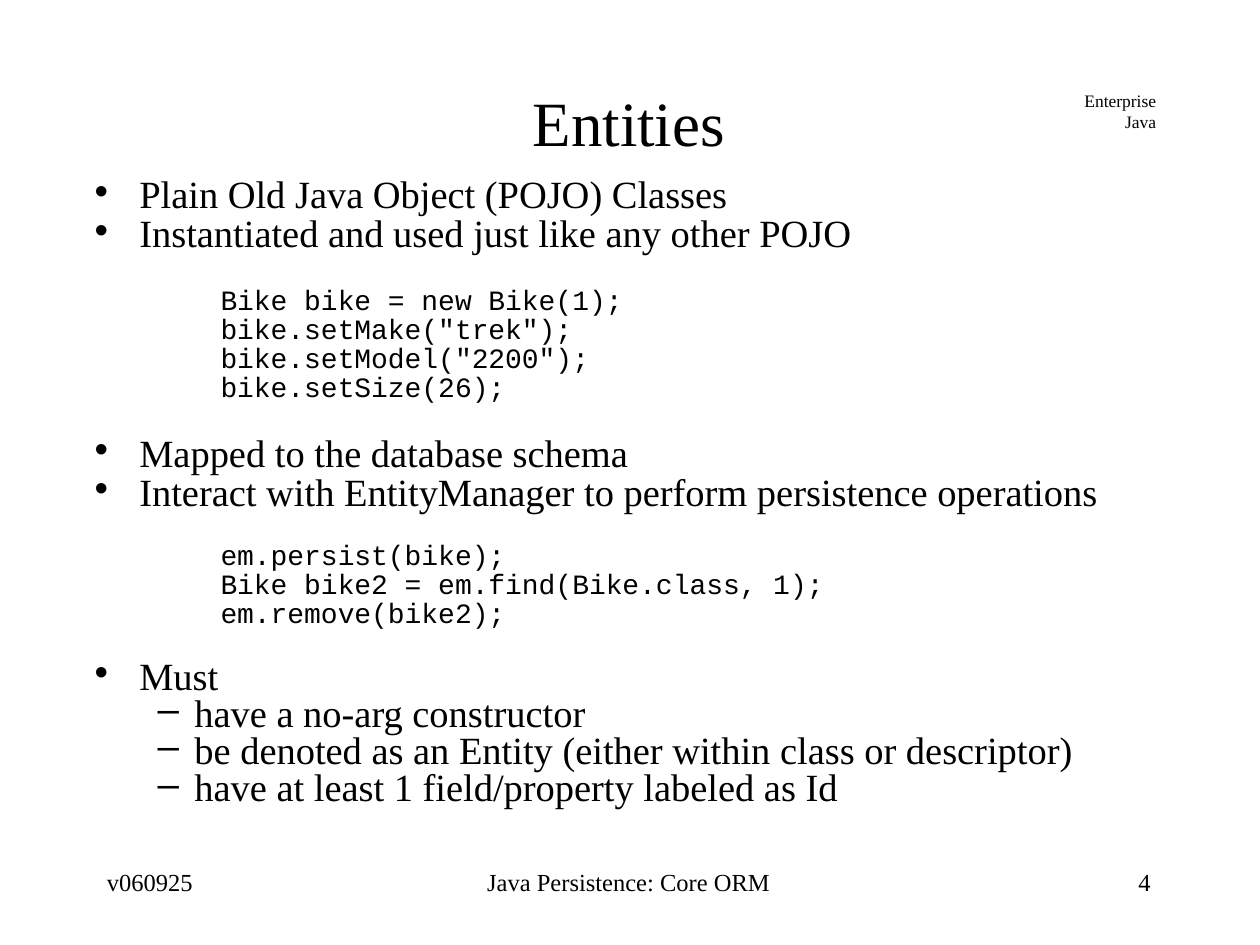
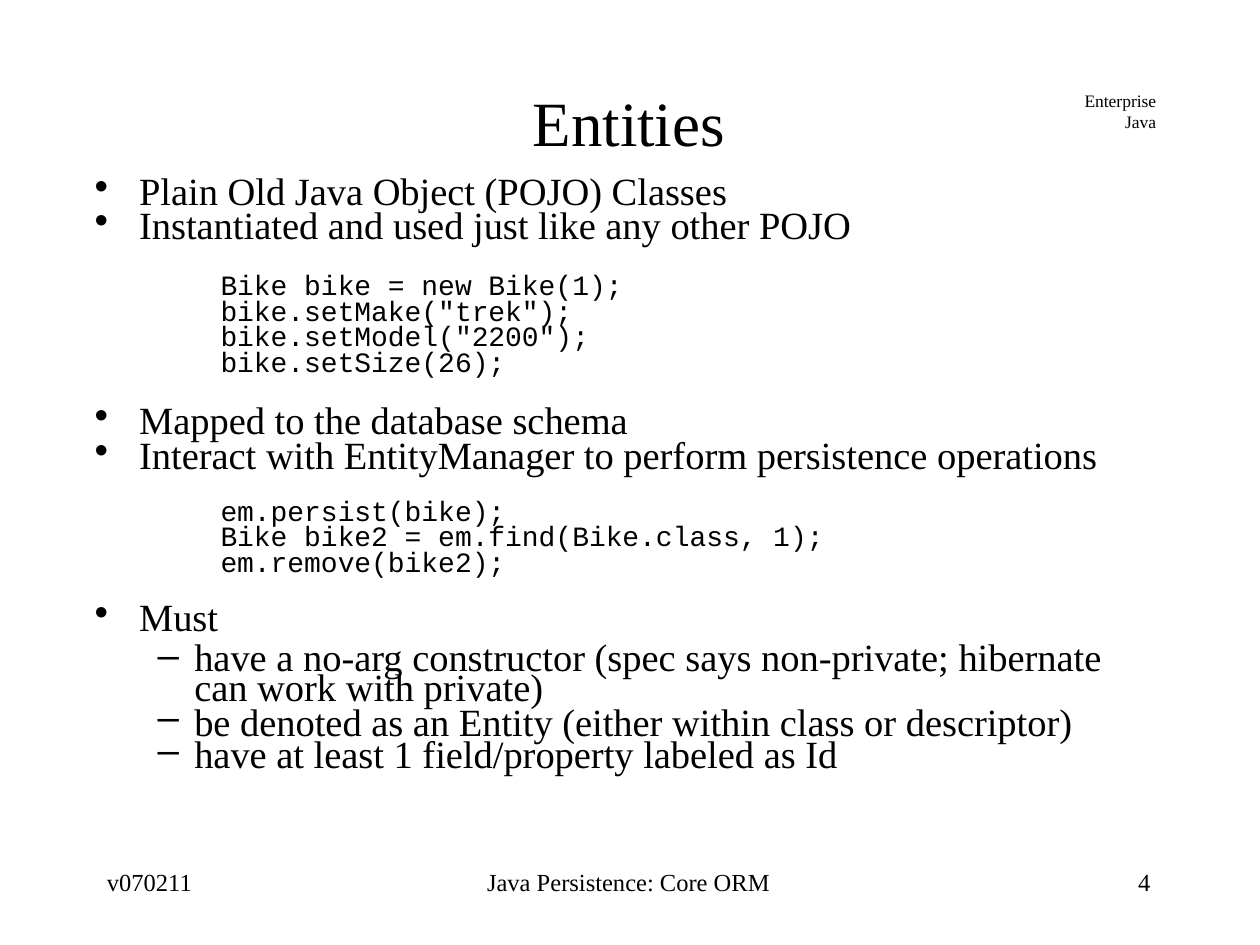
Before and after one commit to jcstaff/ejava-javaee, a slide deck: slide 4 of ormCore/src/site/resources/lectures/ormCore.ppt. Drawn at 1260x945 pixels with LibreOffice and Linux fonts; fonts in the diff are those of the drawing. Boxes give left, top, right and bottom in pixels: in the first picture for what was removed or moved away, otherwise in the second. Text is boxed around its words. In the diff, an @@ line names an element or a change of style, - is before the commit and + after.

```diff
--- a/ormCore/src/site/resources/lectures/ormCore.ppt
+++ b/ormCore/src/site/resources/lectures/ormCore.ppt
@@ text at box(139, 178, 1097, 777): indent changed; line spacing 0.54 to 0.44; line spacing 0.55 to 0.45 @@
@@ text at box(194, 644, 1102, 710): text changed @@
-  – have a no-arg constructor
+  – have a no-arg constructor (spec says non-private; hibernate can work with private)
@@ text at box(107, 874, 192, 892): text changed @@
-v060925
+v070211
```
Also in this commit, not shown: 88 other slides changed, 24 other files.
